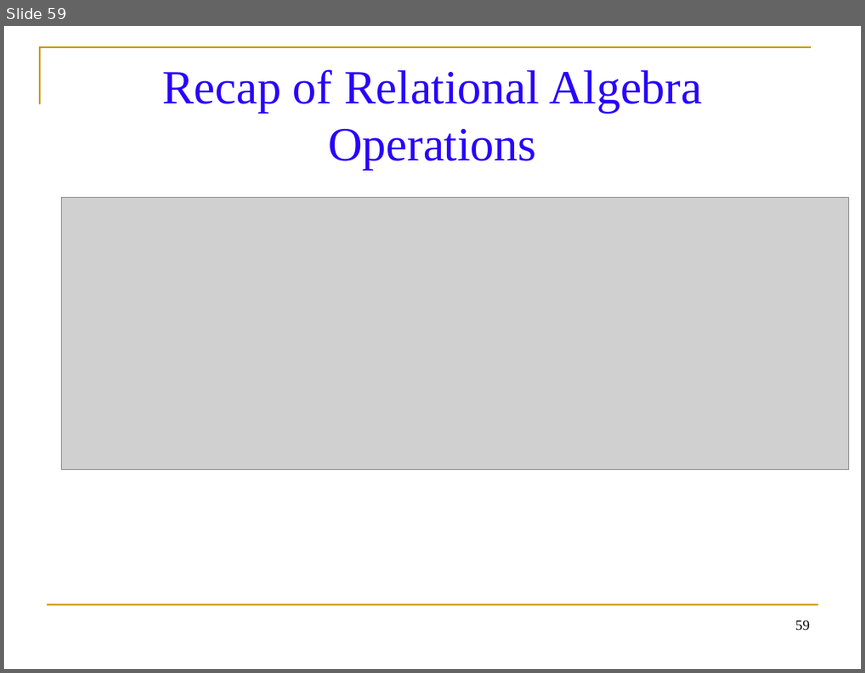
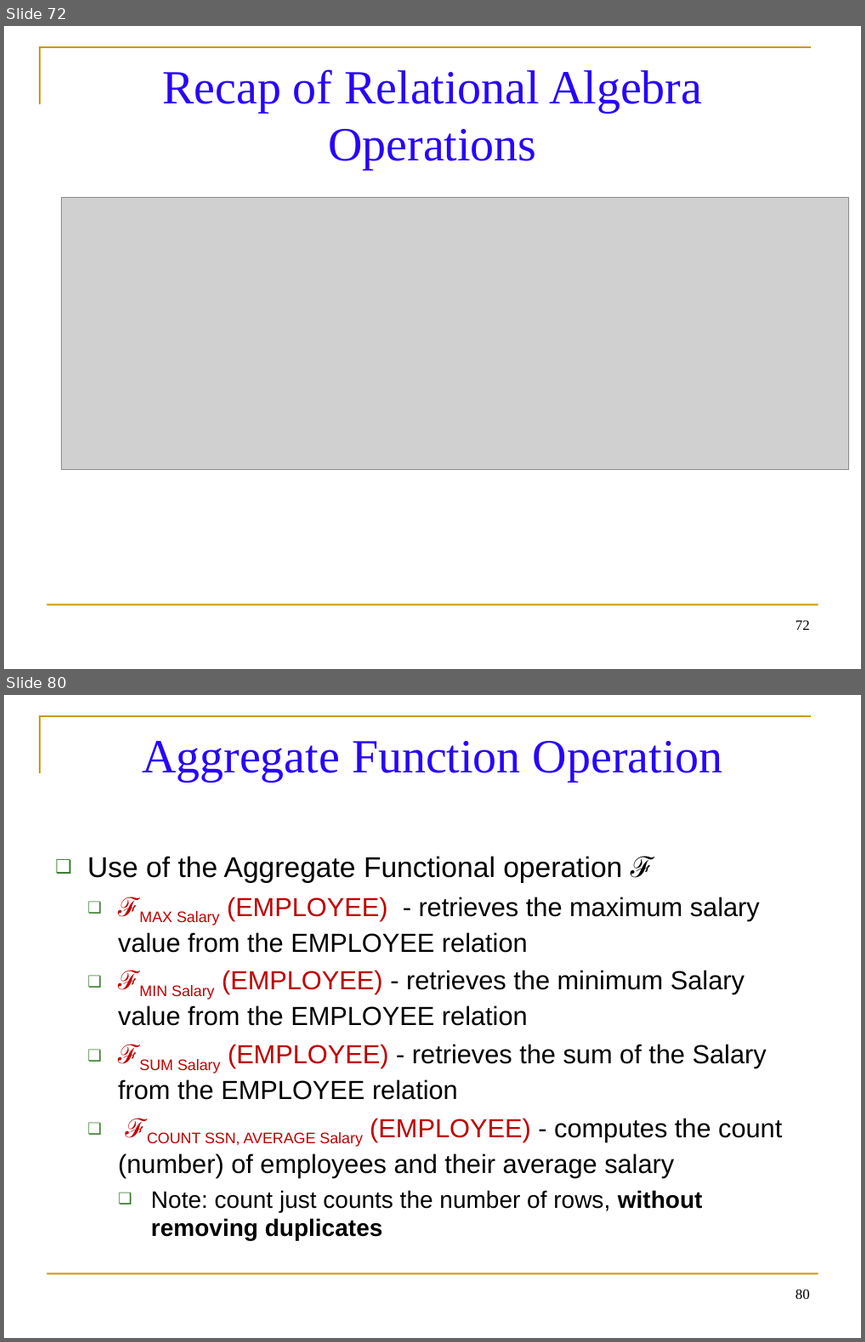
Before and after one commit to balachander712/Lab-Main, a slide deck: Sem3/Materials/Database Management System/Relational Algebra Operations.ppt. Shown one above the other, each under a label of ours: slide 59 before the commit, slides 72 and 80 after it; the slides between them are not shown. The pictures are 865x673 and 865x1342 pixels, drawn with LibreOffice and Linux fonts; fonts in the diff are those of the drawing; grey boxes stand for pictures. Boxes give left, top, right and bottom in pixels: in the first picture for what was removed or moved away, otherwise in the second. Text is boxed around its words. In the diff, an @@ line names an element or a change of style, - is before the commit and + after.

```diff
--- a/Sem3/Materials/Database Management System/Relational Algebra Operations.ppt
+++ b/Sem3/Materials/Database Management System/Relational Algebra Operations.ppt
@@ slide 80 added at (4, 695, 861, 1338), background #FFFFFF; not listed: 2 template elements that a slide beside it also shows @@
@@ title added at (142, 741, 723, 782), 40 pt, text #2704FC @@
+Aggregate Function Operation
@@ text added at (87, 856, 782, 1241), 22 pt, text #000000 @@
+❑ Use of the Aggregate Functional operation ℱ
+  ❑ ℱMAX Salary (EMPLOYEE) - retrieves the maximum salary value from the EMPLOYEE relation
+  ❑ ℱMIN Salary (EMPLOYEE) - retrieves the minimum Salary value from the EMPLOYEE relation
+  ❑ ℱSUM Salary (EMPLOYEE) - retrieves the sum of the Salary from the EMPLOYEE relation
+  ❑ ℱCOUNT SSN, AVERAGE Salary (EMPLOYEE) - computes the count (number) of employees and their average salary
+    ❑ Note: count just counts the number of rows, without removing duplicates
@@ page number added at (795, 1289, 810, 1299), 12 pt, text #000000 @@
+80
@@ what was slide 59 is now slide 72 @@
@@ page number at (795, 620, 810, 630): text changed @@
-59
+72
```
Also in this commit, not shown: 10 slides changed, 35 other slides added, 24 other files.
